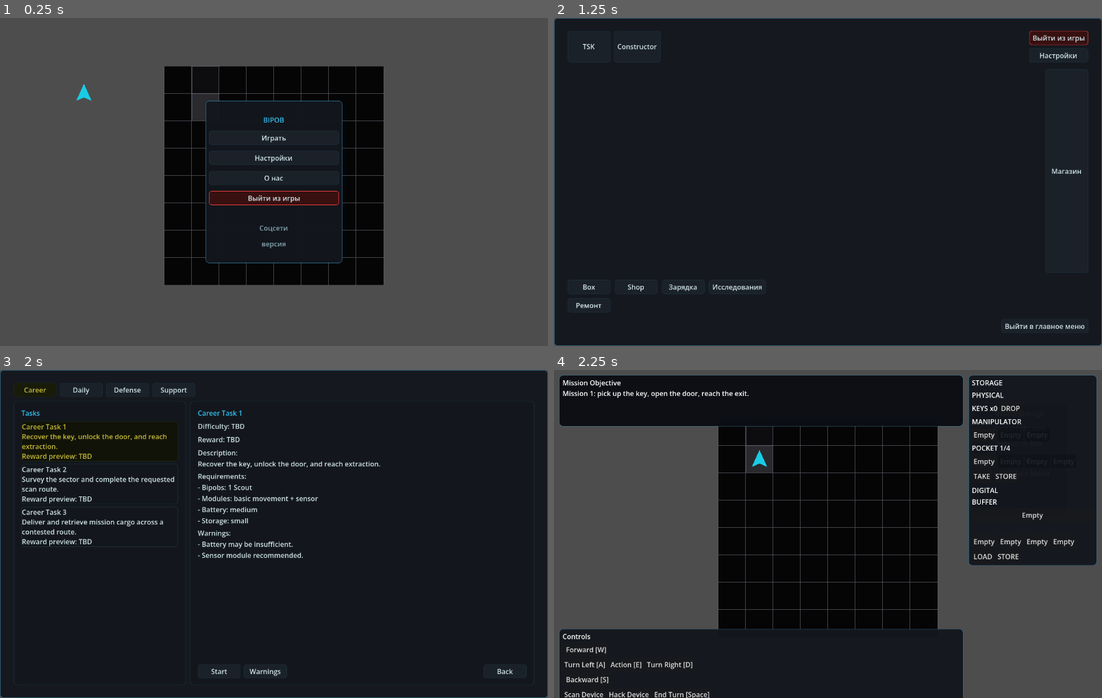
Above: before the commit, frames 1-4 (two rows, left to right).
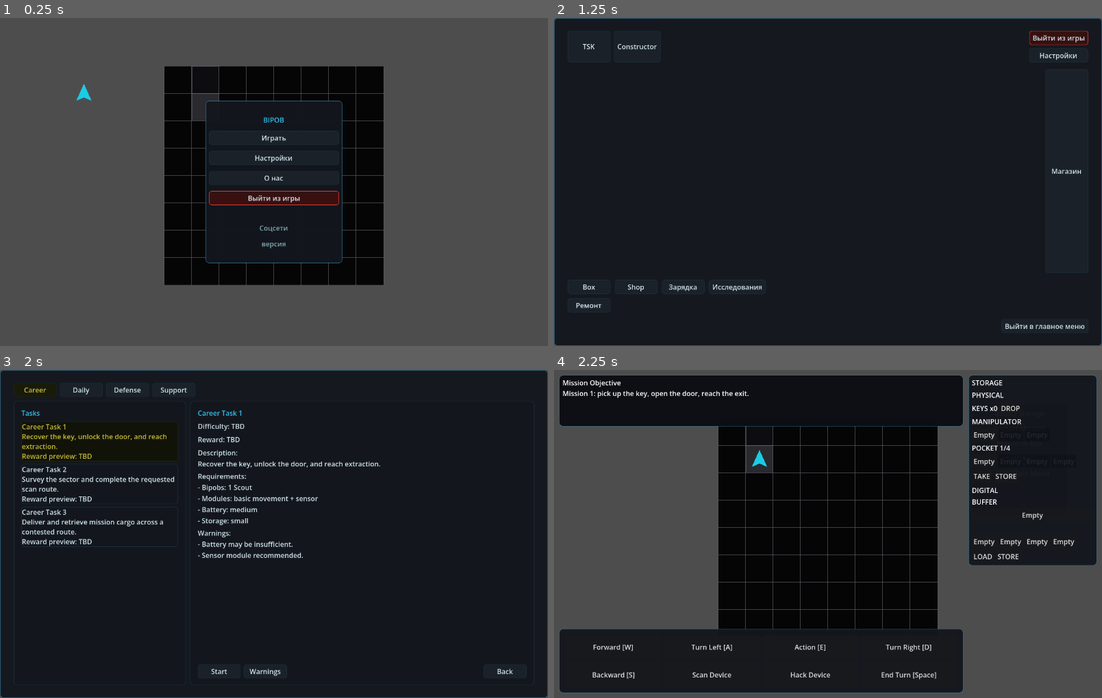
Above: after the commit, the same moments.

Repository: JUSTConnect/bibop
Game: Godot game, scene res://scenes/main.tscn
The game is run twice, just before and just after one commit, with the same random seed, the same clock (stepped at 60 frames per second) and the same inputs.
Inputs:
- Up to frame 1 (0.25 s): no input
- Up to frame 2 (1.25 s): click "Играть" at 0.5 s
- Up to frame 3 (2 s): click "TSK" at 1.25 s
- Up to frame 4 (2.25 s): click "Start" at 2 s

Frames 1-3 are identical in both runs. In frame 4, 2.1% of the frame differs, in the area x 0-75%, y 80-100%.

Commit message:
Refactor runtime controls panel into compact 2-row grid

Diff:
--- a/scripts/ui/game_ui.gd
+++ b/scripts/ui/game_ui.gd
@@ -3187,46 +3187,76 @@
 	mission_field_host.mouse_filter = Control.MOUSE_FILTER_IGNORE
 	mission_field_panel.add_child(mission_field_host)
 
-	var controls_panel := PanelContainer.new()
-	controls_panel.name = "ControlsPanel"
+	var controls_panel := _create_runtime_controls_panel()
 	controls_panel.position = Vector2(margin, viewport.y - bottom_panel_height - margin)
 	controls_panel.size = Vector2(maxf(viewport.x - sidebar_width - margin * 3.0, 200.0), bottom_panel_height)
 	controls_panel.add_theme_stylebox_override("panel", _make_panel_style(UI_COLOR_PANEL, UI_COLOR_BORDER, 1, 8))
 	root.add_child(controls_panel)
-	var controls_vbox := VBoxContainer.new(); controls_vbox.add_theme_constant_override("separation", 4); controls_panel.add_child(controls_vbox)
-	var controls_title := Label.new(); controls_title.text = "Controls"; controls_vbox.add_child(controls_title)
-	var row_f := HBoxContainer.new(); controls_vbox.add_child(row_f)
-	row_f.add_child(Control.new())
+
+
+func _create_runtime_controls_panel() -> Control:
+	var panel := PanelContainer.new()
+	panel.name = "RuntimeControlsPanel"
+	panel.size_flags_horizontal = Control.SIZE_EXPAND_FILL
+	panel.custom_minimum_size = Vector2(0, 110)
+
+	var margin := MarginContainer.new()
+	margin.add_theme_constant_override("margin_left", 8)
+	margin.add_theme_constant_override("margin_right", 8)
+	margin.add_theme_constant_override("margin_top", 8)
+	margin.add_theme_constant_override("margin_bottom", 8)
+	panel.add_child(margin)
+
+	var grid := GridContainer.new()
+	grid.columns = 4
+	grid.size_flags_horizontal = Control.SIZE_EXPAND_FILL
+	grid.add_theme_constant_override("h_separation", 8)
+	grid.add_theme_constant_override("v_separation", 8)
+	margin.add_child(grid)
+
+	var ordered_buttons: Array[Control] = []
+
 	if move_forward_button != null:
 		move_forward_button.text = "Forward [W]"
-		_safe_reparent_control(move_forward_button, row_f)
-	row_f.add_child(Control.new())
-	var row_m := HBoxContainer.new(); row_m.add_theme_constant_override("separation", 4); controls_vbox.add_child(row_m)
+		ordered_buttons.append(move_forward_button)
+
 	if turn_left_button != null:
 		turn_left_button.text = "Turn Left [A]"
-		_safe_reparent_control(turn_left_button, row_m)
+		ordered_buttons.append(turn_left_button)
+
 	if interact_button != null:
 		interact_button.text = "Action [E]"
-		_safe_reparent_control(interact_button, row_m)
+		ordered_buttons.append(interact_button)
+
 	if turn_right_button != null:
 		turn_right_button.text = "Turn Right [D]"
-		_safe_reparent_control(turn_right_button, row_m)
-	var row_b := HBoxContainer.new(); controls_vbox.add_child(row_b)
-	row_b.add_child(Control.new())
+		ordered_buttons.append(turn_right_button)
+
 	if move_backward_button != null:
 		move_backward_button.text = "Backward [S]"
-		_safe_reparent_control(move_backward_button, row_b)
-	row_b.add_child(Control.new())
-	var row_s := HBoxContainer.new(); row_s.add_theme_constant_override("separation", 4); controls_vbox.add_child(row_s)
+		ordered_buttons.append(move_backward_button)
+
 	if scan_device_button != null:
 		scan_device_button.text = "Scan Device"
-		_safe_reparent_control(scan_device_button, row_s)
+		ordered_buttons.append(scan_device_button)
+
 	if hack_device_button != null:
 		hack_device_button.text = "Hack Device"
-		_safe_reparent_control(hack_device_button, row_s)
+		ordered_buttons.append(hack_device_button)
+
 	if end_turn_button != null:
 		end_turn_button.text = "End Turn [Space]"
-		_safe_reparent_control(end_turn_button, row_s)
+		ordered_buttons.append(end_turn_button)
+
+	for button in ordered_buttons:
+		if button == null:
+			continue
+		button.custom_minimum_size = Vector2(0, 42)
+		button.size_flags_horizontal = Control.SIZE_EXPAND_FILL
+		button.size_flags_vertical = Control.SIZE_EXPAND_FILL
+		_safe_reparent_control(button, grid)
+
+	return panel
 
 func _create_runtime_storage_panel() -> PanelContainer:
 	var panel := PanelContainer.new()
